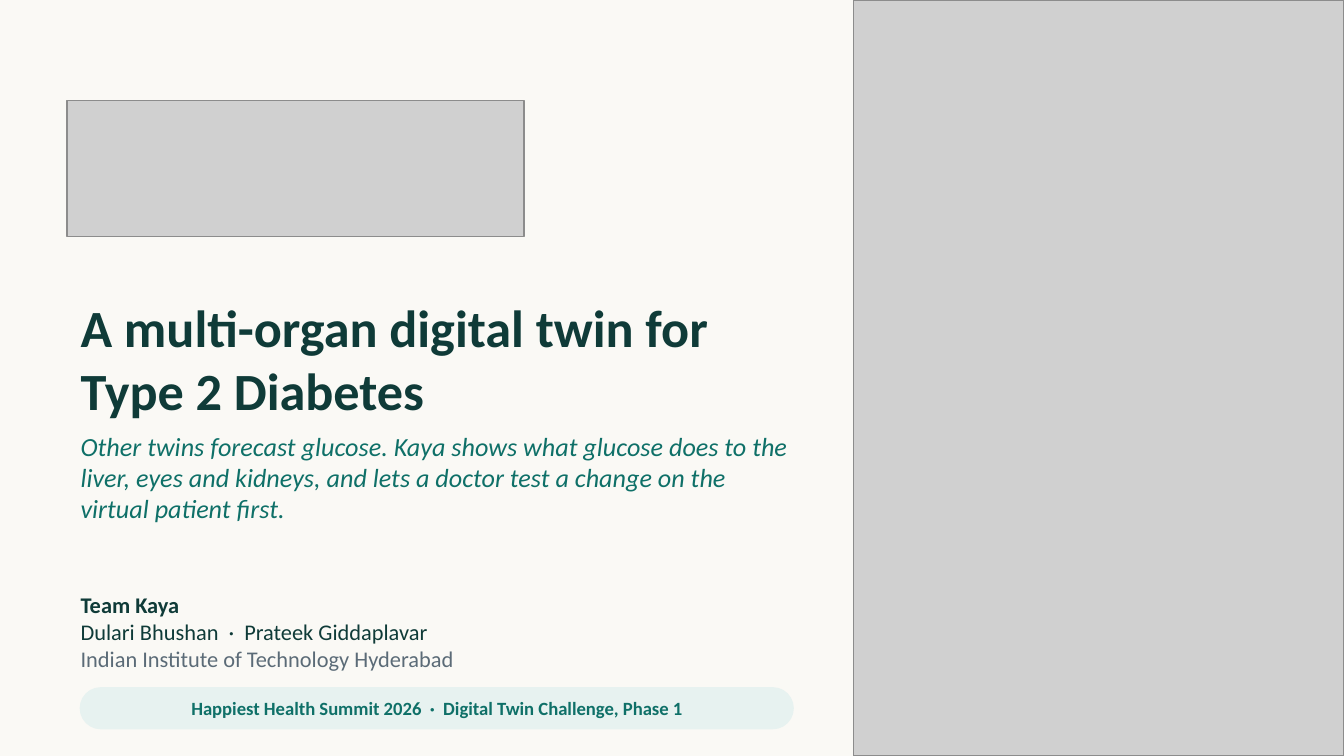
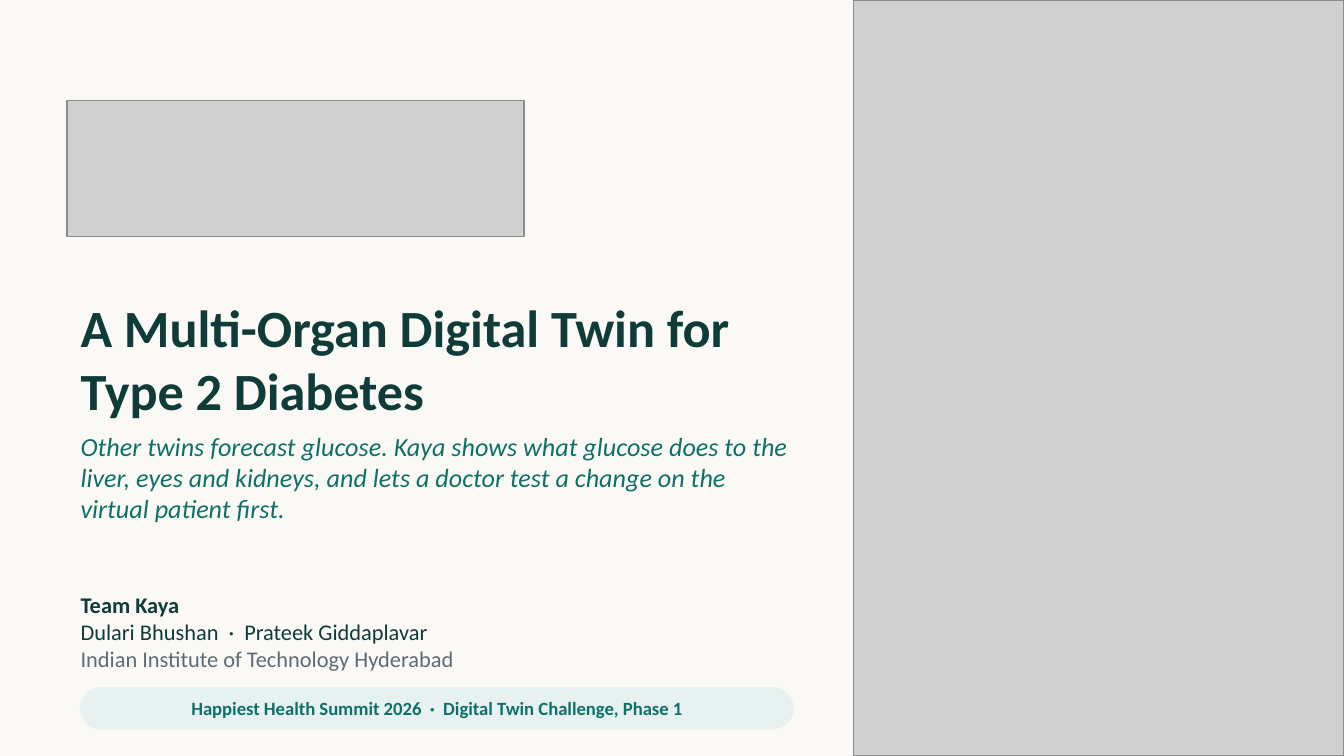
Before and after one commit to Dulari-Bhushan/Digital-Twin-for-healthcare, a slide deck: slide 1 of Kaya_IIT-Hyderabad/docs/Kaya_pitch_deck.pptx. Drawn at 1344x756 pixels with LibreOffice and Linux fonts; fonts in the diff are those of the drawing; grey boxes stand for pictures. Boxes give left, top, right and bottom in pixels: in the first picture for what was removed or moved away, otherwise in the second. Text is boxed around its words. In the diff, an @@ line names an element or a change of style, - is before the commit and + after.

```diff
--- a/Kaya_IIT-Hyderabad/docs/Kaya_pitch_deck.pptx
+++ b/Kaya_IIT-Hyderabad/docs/Kaya_pitch_deck.pptx
@@ text at (x1=81, y1=310, x2=729, y2=419): text changed @@
-A multi-organ digital twin for Type 2 Diabetes
+A Multi-Organ Digital Twin for Type 2 Diabetes
```
Also in this commit, not shown: 8 other slides changed, 13 other files.
